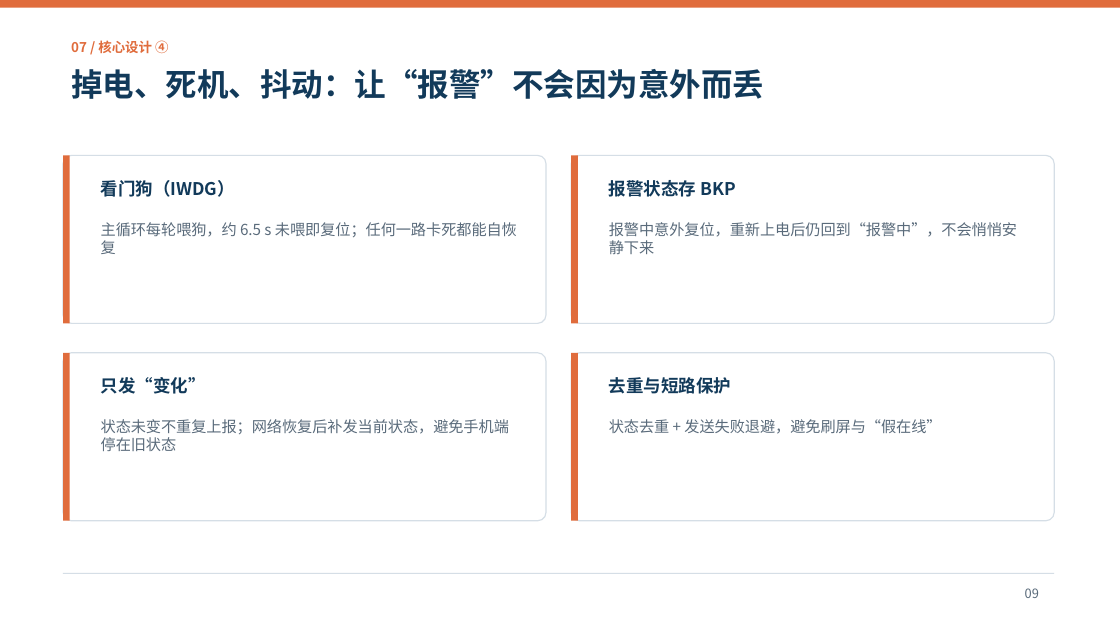
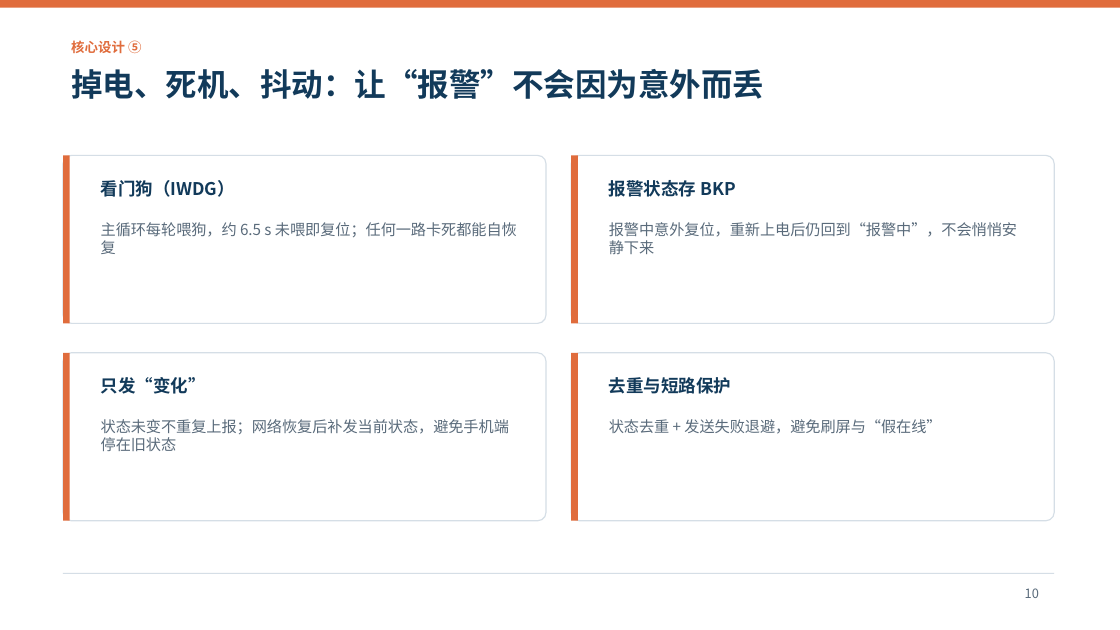
Before and after one commit to Maxsunset/SilverGuard, a slide deck: slide 10 of SilverGuard/docs/SilverGuard_答辩_设计思路与亮点.pptx (slide 9 before the commit). Drawn at 1120x630 pixels with LibreOffice and Linux fonts; fonts in the diff are those of the drawing. Boxes give left, top, right and bottom in pixels: in the first picture for what was removed or moved away, otherwise in the second. Text is boxed around its words. In the diff, an @@ line names an element or a change of style, - is before the commit and + after.

```diff
--- a/SilverGuard/docs/SilverGuard_答辩_设计思路与亮点.pptx
+++ b/SilverGuard/docs/SilverGuard_答辩_设计思路与亮点.pptx
@@ text at (x1=71, y1=40, x2=141, y2=53): text changed @@
-07 / 核心设计 ④
+核心设计 ⑤
@@ text at (x1=1025, y1=588, x2=1039, y2=598): text changed @@
-09
+10
```
Also in this commit, not shown: 12 other slides changed, 1 slide added.
